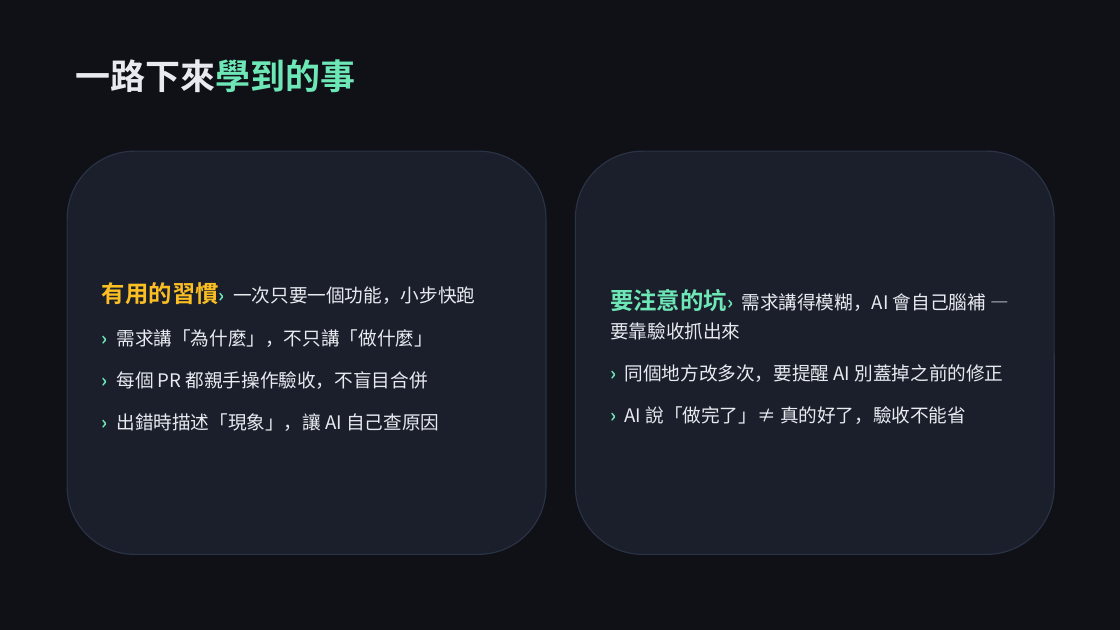
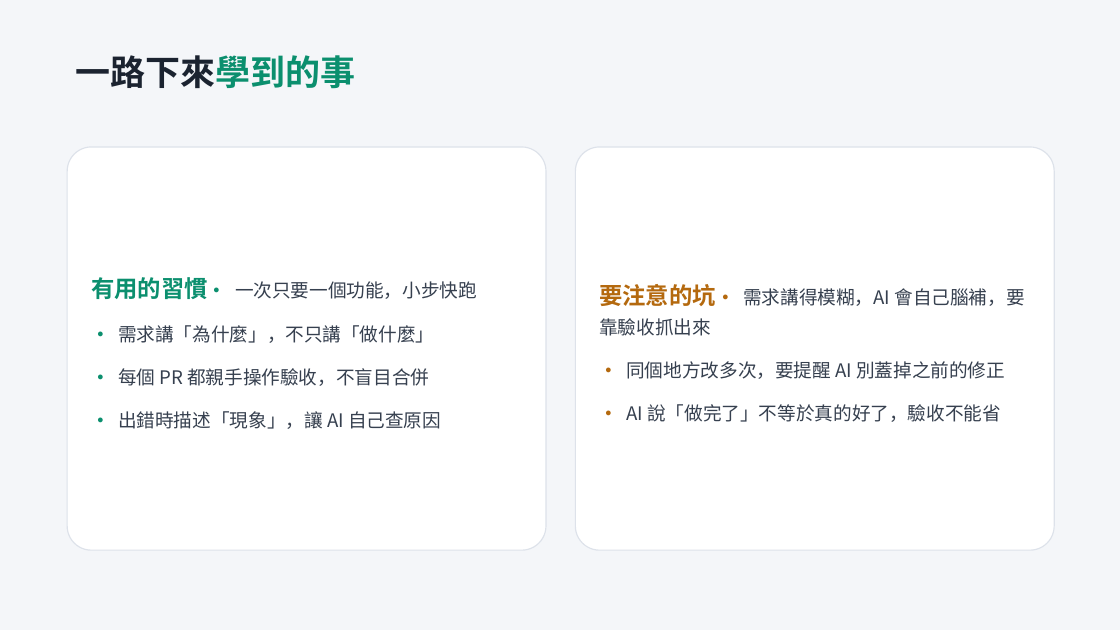
Before and after one commit to lt-foods/new_erp, a slide deck: slide 10 of docs/簡報-AI零程式碼開發ERP分享.pptx (slide 8 before the commit). Drawn at 1120x630 pixels with LibreOffice and Linux fonts; fonts in the diff are those of the drawing. Boxes give left, top, right and bottom in pixels: in the first picture for what was removed or moved away, otherwise in the second. Text is boxed around its words. In the diff, an @@ line names an element or a change of style, - is before the commit and + after.

```diff
--- a/docs/簡報-AI零程式碼開發ERP分享.pptx
+++ b/docs/簡報-AI零程式碼開發ERP分享.pptx
@@ background #0F1117 to #F4F6F9 @@
@@ text "一路下來學到的事" at (75, 55, 355, 89): text colour #E8EAF0 to #1B2330, text colour #6EE7B7 to #0B8F6E in "一路下來學到的事" @@
@@ rounded rectangle "有用的習慣• 一次只要一個功能，小步快跑": place and size @@
-rounded rectangle "有用的習慣• 一次只要一個功能，小步快跑" at (67, 151, 546, 555)
+rounded rectangle "有用的習慣• 一次只要一個功能，小步快跑" at (67, 147, 546, 550)
@@ rounded rectangle "有用的習慣• 一次只要一個功能，小步快跑" at (67, 147, 546, 550): fill #1A1F2B to #FFFFFF; outline #2A3245 1 pt to #DDE2EA 1 pt; proportions changed @@
@@ rounded rectangle "要注意的坑• 需求講得模糊，AI 會自己腦補，要靠驗收抓出來": place and size @@
-rounded rectangle "要注意的坑• 需求講得模糊，AI 會自己腦補，要靠驗收抓出來" at (576, 151, 1054, 555)
+rounded rectangle "要注意的坑• 需求講得模糊，AI 會自己腦補，要靠驗收抓出來" at (576, 147, 1054, 550)
@@ rounded rectangle "要注意的坑• 需求講得模糊，AI 會自己腦補，要靠驗收抓出來" at (576, 147, 1054, 550): fill #1A1F2B to #FFFFFF; outline #2A3245 1 pt to #DDE2EA 1 pt; proportions changed @@
@@ text in rounded rectangle at (91, 277, 477, 429): text changed; text colour #E8EAF0 to #36404F @@
-有用的習慣› 一次只要一個功能，小步快跑
-› 需求講「為什麼」，不只講「做什麼」
-› 每個 PR 都親手操作驗收，不盲目合併
-› 出錯時描述「現象」，讓 AI 自己查原因
+有用的習慣• 一次只要一個功能，小步快跑
+• 需求講「為什麼」，不只講「做什麼」
+• 每個 PR 都親手操作驗收，不盲目合併
+• 出錯時描述「現象」，讓 AI 自己查原因
@@ text in rounded rectangle at (599, 284, 1025, 422): text changed; text colour #E8EAF0 to #36404F @@
-要注意的坑› 需求講得模糊，AI 會自己腦補 — 要靠驗收抓出來
-› 同個地方改多次，要提醒 AI 別蓋掉之前的修正
-› AI 說「做完了」≠ 真的好了，驗收不能省
+要注意的坑• 需求講得模糊，AI 會自己腦補，要靠驗收抓出來
+• 同個地方改多次，要提醒 AI 別蓋掉之前的修正
+• AI 說「做完了」不等於真的好了，驗收不能省
```
Also in this commit, not shown: 8 other slides changed, 3 slides added, 1 slide removed, 1 other file.
